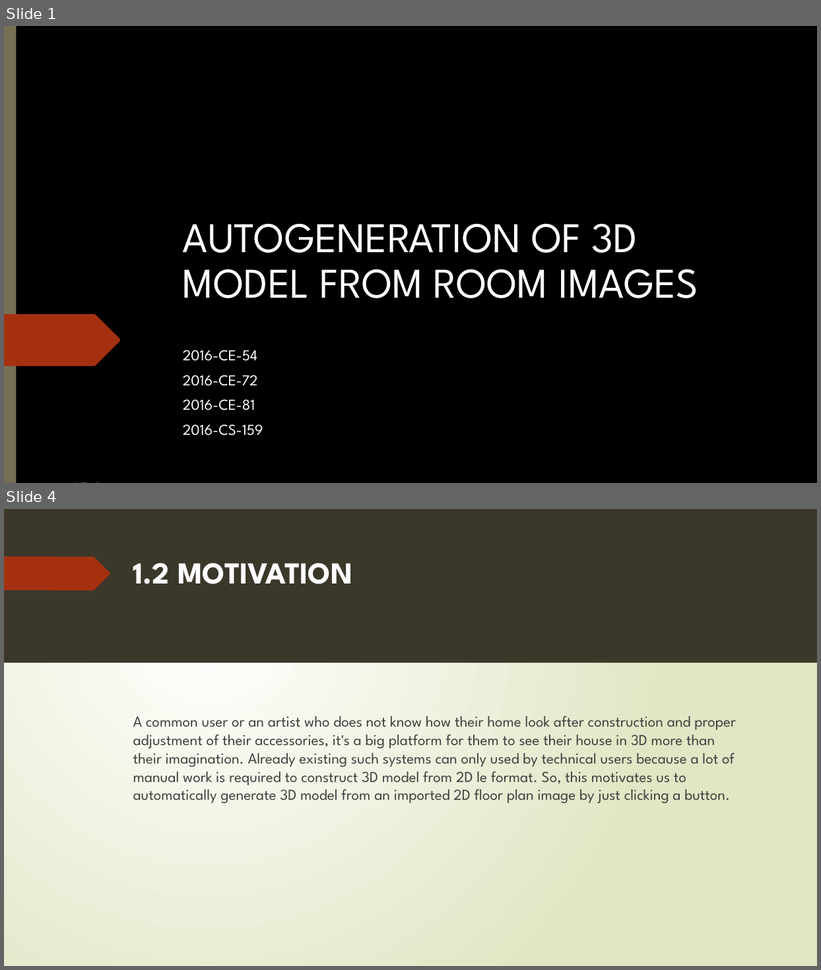
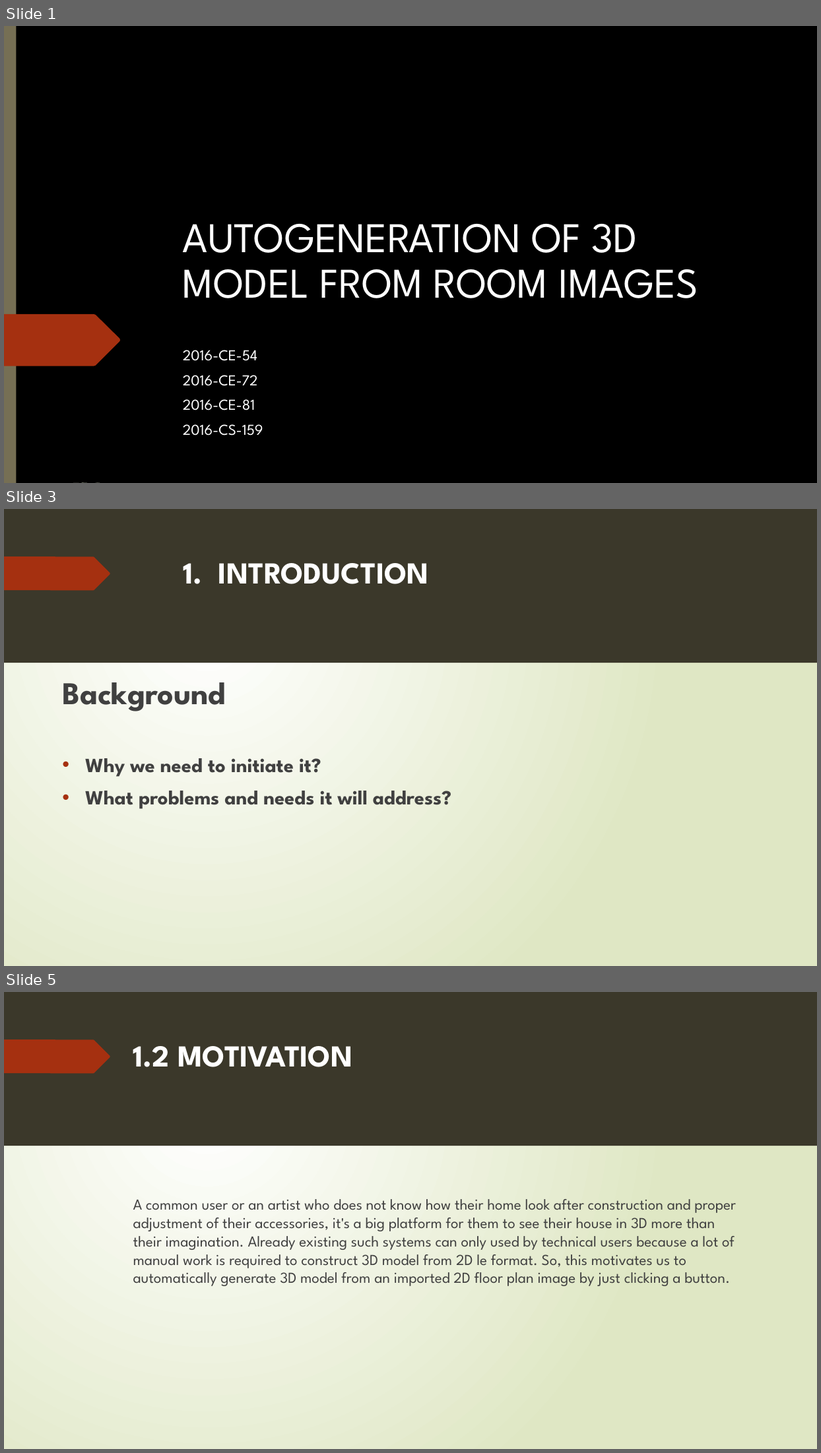
Before and after one commit to 15831944/2d-to-3d, a slide deck: AUTOGENERATION OF 3D MODEL FROM ROOM IMAGES.pptx. Shown one above the other, each under a label of ours: slides 1 and 4 before the commit, slides 1, 3 and 5 after it; the slides between them are not shown. The pictures are 821x970 and 821x1453 pixels, drawn with LibreOffice and Linux fonts; fonts in the diff are those of the drawing; background and template pictures are left out. Boxes give left, top, right and bottom in pixels: in the first picture for what was removed or moved away, otherwise in the second. Text is boxed around its words. In the diff, an @@ line names an element or a change of style, - is before the commit and + after.

```diff
--- a/AUTOGENERATION OF 3D MODEL FROM ROOM IMAGES.pptx
+++ b/AUTOGENERATION OF 3D MODEL FROM ROOM IMAGES.pptx
@@ slide 3 added at [4,509,817,966], background gradient #FFFFFF to #DFE8C4; not listed: 23 template elements that a slide beside it also shows @@
@@ rectangle added at [4,509,817,966], fill gradient #FFFFFF to #DFE8C4 @@
@@ rectangle added at [4,509,817,663], fill #3B382A @@
@@ freeform shape added at [4,557,110,590], fill #A53010 @@
@@ title added at [183,563,429,584], 36 pt, text #FFFFFF, bold @@
+1. INTRODUCTION
@@ text added at [62,683,451,809], 23.8 pt, text #404040, bold @@
+Background
+• Why we need to initiate it?
+• What problems and needs it will address?
@@ what was slide 4 is now slide 5 @@
```
Also in this commit, not shown: 10 slides changed.
